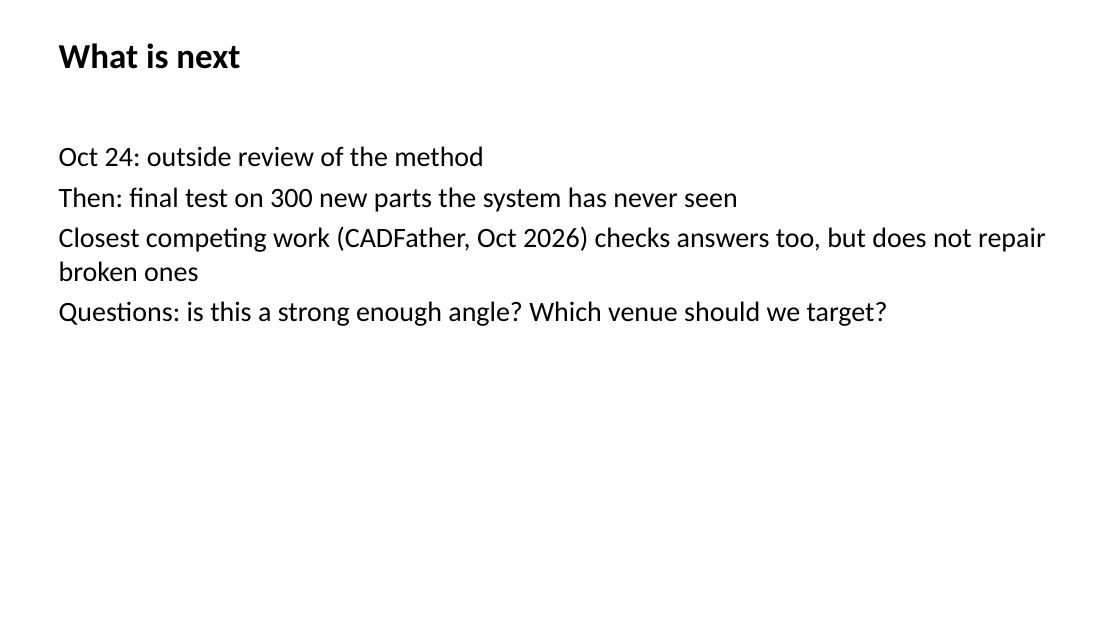
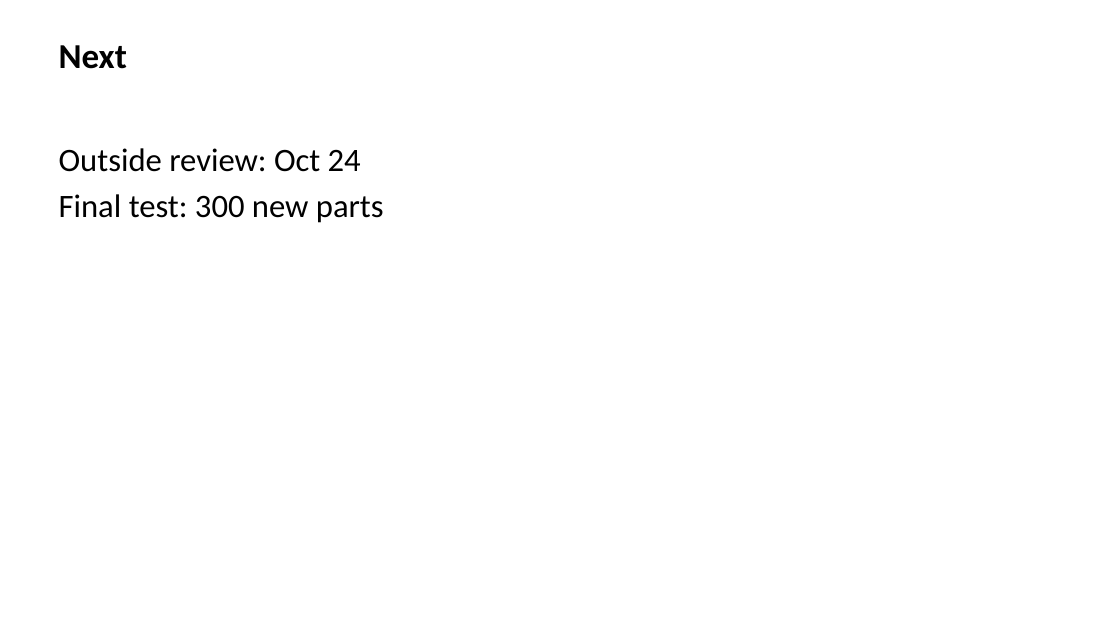
Before and after one commit to andrwlinx/CADFit, a slide deck: slide 7 of bench/figures/v2_2026-10-23/CADFit_v2_update.pptx. Drawn at 1120x630 pixels with LibreOffice and Linux fonts; fonts in the diff are those of the drawing. Boxes give left, top, right and bottom in pixels: in the first picture for what was removed or moved away, otherwise in the second. Text is boxed around its words. In the diff, an @@ line names an element or a change of style, - is before the commit and + after.

Commit message:
Slides: minimal text

```diff
--- a/bench/figures/v2_2026-10-23/CADFit_v2_update.pptx
+++ b/bench/figures/v2_2026-10-23/CADFit_v2_update.pptx
@@ text at [59, 45, 127, 69]: text changed @@
-What is next
+Next
@@ text at [59, 148, 384, 223]: text changed; size 24 to 28 pt @@
-Oct 24: outside review of the method
-Then: final test on 300 new parts the system has never seen
-Closest competing work (CADFather, Oct 2026) checks answers too, but does not repair broken ones
-Questions: is this a strong enough angle? Which venue should we target?
+Outside review: Oct 24
+Final test: 300 new parts
```
Also in this commit, not shown: 6 other slides changed, 1 other file.
